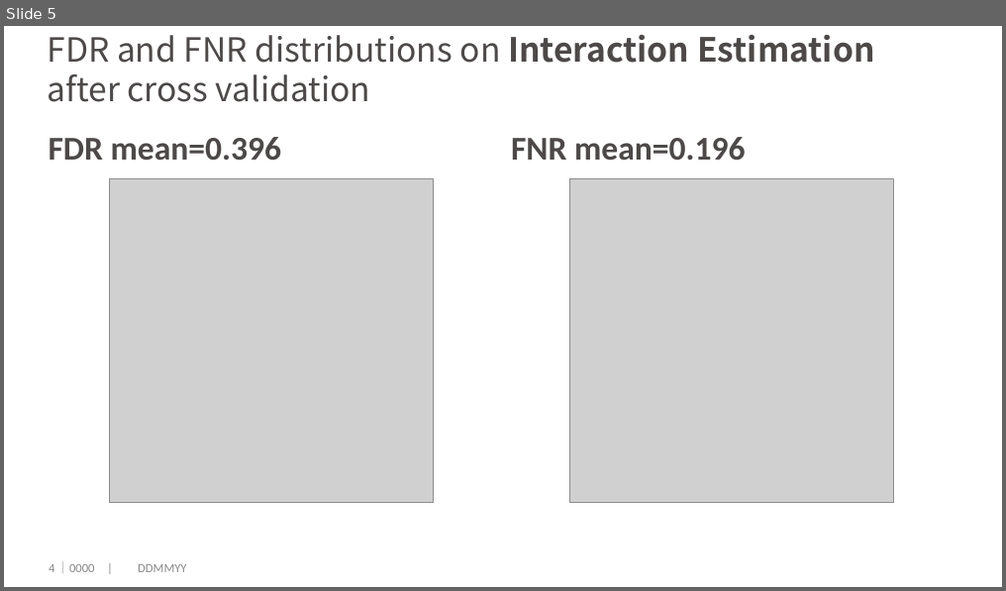
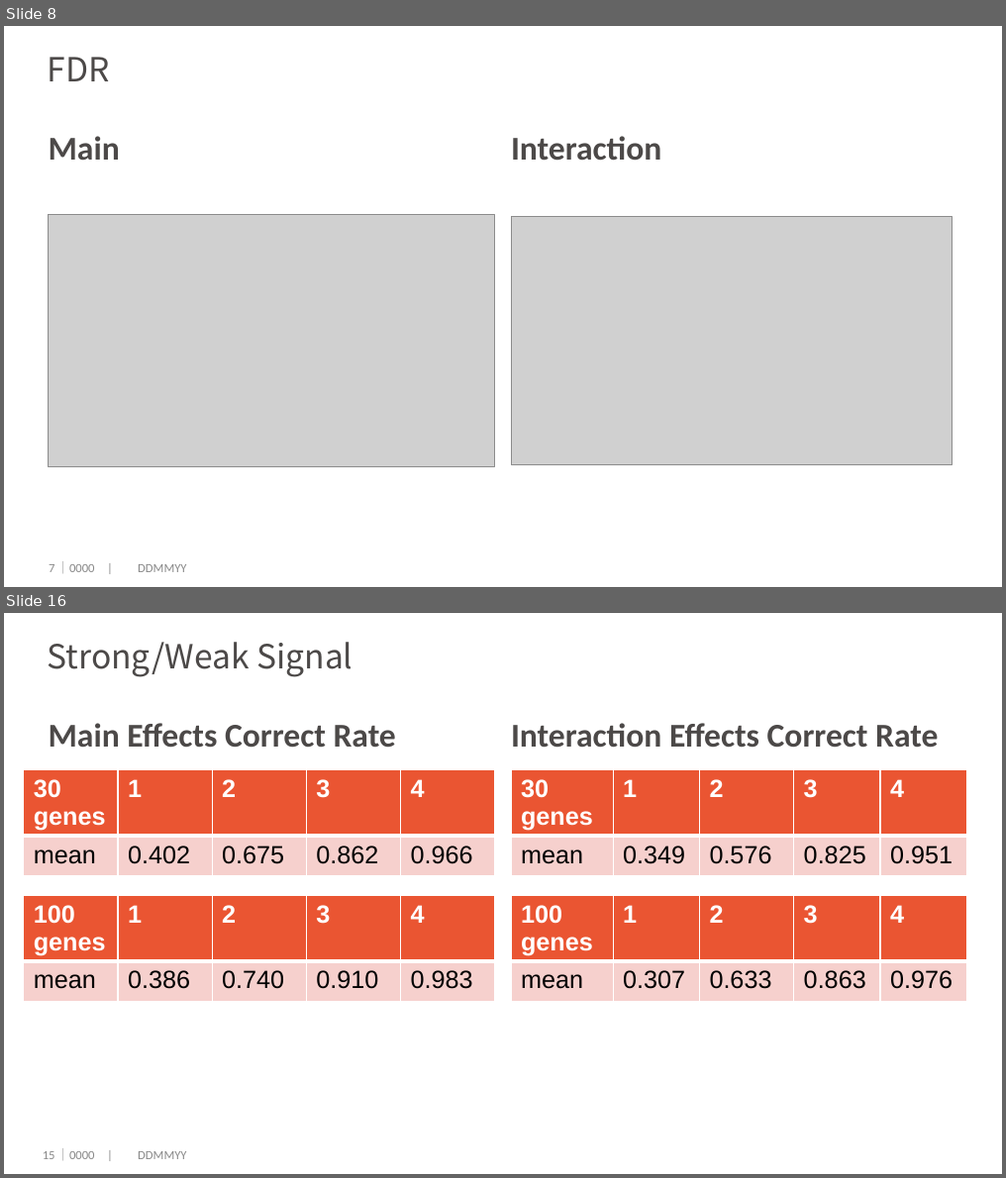
Before and after one commit to dengwx11/GroupLasso, a slide deck: manu & slides/717simulation.pptx. Shown one above the other, each under a label of ours: slide 5 before the commit, slides 8 and 16 after it; the slides between them are not shown. The pictures are 1006x591 and 1006x1178 pixels, drawn with LibreOffice and Linux fonts; fonts in the diff are those of the drawing; grey boxes stand for pictures; background and template pictures are left out. Boxes give left, top, right and bottom in pixels: in the first picture for what was removed or moved away, otherwise in the second. Text is boxed around its words. In the diff, an @@ line names an element or a change of style, - is before the commit and + after.

```diff
--- a/manu & slides/717simulation.pptx
+++ b/manu & slides/717simulation.pptx
@@ slide 16 added at bbox=[4, 613, 1002, 1174], background #FFFFFF @@
@@ title added at bbox=[48, 642, 352, 677], 24 pt, text #4C4948 @@
+Strong/Weak Signal
@@ text added at bbox=[49, 723, 396, 748], 24 pt, text #4C4948, bold @@
+Main Effects Correct Rate
@@ text added at bbox=[511, 723, 938, 748], 24 pt, text #4C4948, bold @@
+Interaction Effects Correct Rate
@@ table added at bbox=[24, 769, 493, 993], 2 rows, 5 columns @@
+30 genes | 1 | 2 | 3 | 4
+mean | 0.402 | 0.675 | 0.862 | 0.966
@@ table added at bbox=[511, 769, 967, 928], 2 rows, 5 columns @@
+30 genes | 1 | 2 | 3 | 4
+mean | 0.349 | 0.576 | 0.825 | 0.951
@@ table added at bbox=[24, 895, 493, 1006], 2 rows, 5 columns @@
+100 genes | 1 | 2 | 3 | 4
+mean | 0.386 | 0.740 | 0.910 | 0.983
@@ table added at bbox=[511, 895, 967, 1006], 2 rows, 5 columns @@
+100 genes | 1 | 2 | 3 | 4
+mean | 0.307 | 0.633 | 0.863 | 0.976
@@ page number added at bbox=[43, 1152, 55, 1159], 9 pt, text #898989 @@
+15
@@ text added at bbox=[56, 1149, 186, 1160], 9 pt, text #898989 @@
+｜0000 | DDMMYY
@@ what was slide 5 is now slide 8 @@
@@ slide 8 changed as well @@
@@ title at bbox=[48, 57, 110, 81]: text changed @@
-FDR and FNR distributions on Interaction Estimation after cross validation
+FDR
@@ text at bbox=[49, 136, 120, 161]: text changed @@
-FDR mean=0.396
+Main
@@ text at bbox=[511, 136, 661, 161]: text changed @@
-FNR mean=0.196
+Interaction
@@ picture: place and size @@
-picture at bbox=[110, 178, 434, 502]
+picture at bbox=[48, 215, 495, 467]
@@ picture: place and size @@
-picture at bbox=[570, 178, 894, 502]
+picture at bbox=[511, 217, 952, 466]
@@ page number at bbox=[49, 565, 54, 572]: text changed @@
-4
+7
```
Also in this commit, not shown: 4 other slides changed, 9 other slides added, 3 slides removed, 1 other file.
